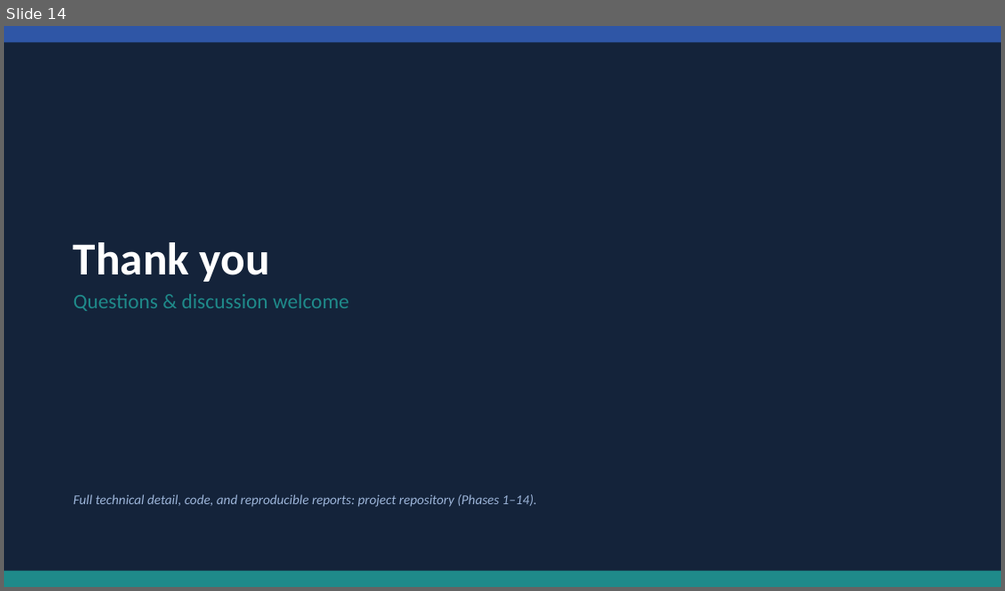
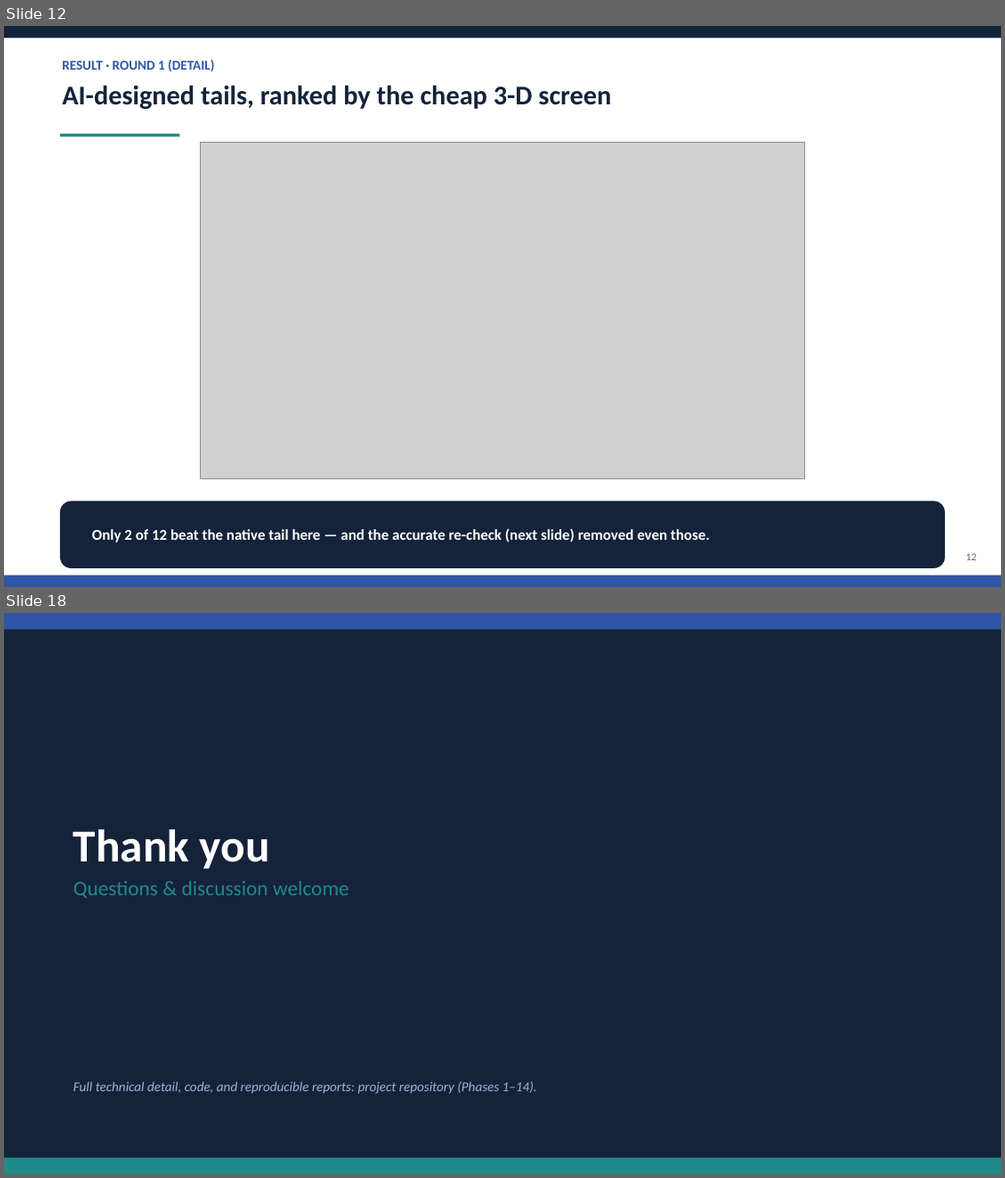
Before and after one commit to MrElss/Papulacandin, a slide deck: analysis/outputs/Papulacandin_promotion_report.pptx. Shown one above the other, each under a label of ours: slide 14 before the commit, slides 12 and 18 after it; the slides between them are not shown. The pictures are 1005x591 and 1005x1178 pixels, drawn with LibreOffice and Linux fonts; fonts in the diff are those of the drawing; grey boxes stand for pictures. Boxes give left, top, right and bottom in pixels: in the first picture for what was removed or moved away, otherwise in the second. Text is boxed around its words. In the diff, an @@ line names an element or a change of style, - is before the commit and + after.

```diff
--- a/analysis/outputs/Papulacandin_promotion_report.pptx
+++ b/analysis/outputs/Papulacandin_promotion_report.pptx
@@ slide 12 added at (x1=4, y1=26, x2=1001, y2=587), background #FFFFFF @@
@@ rectangle added at (x1=4, y1=26, x2=1001, y2=38), fill #14233A @@
@@ text added at (x1=62, y1=60, x2=214, y2=71), 13 pt, text #2F56A6, bold @@
+RESULT · ROUND 1 (DETAIL)
@@ text added at (x1=62, y1=85, x2=611, y2=109), 26 pt, text #14233A, bold @@
+AI-designed tails, ranked by the cheap 3-D screen
@@ rectangle added at (x1=60, y1=134, x2=179, y2=136), fill #1F8A8A @@
@@ picture added at (x1=200, y1=142, x2=804, y2=478) @@
@@ rounded rectangle added at (x1=60, y1=501, x2=945, y2=568), fill #14233A @@
@@ text added at (x1=92, y1=528, x2=710, y2=542), 14.5 pt, text #FFFFFF, bold @@
+Only 2 of 12 beat the native tail here — and the accurate re-check (next slide) removed even those.
@@ text added at (x1=966, y1=553, x2=977, y2=560), 10 pt, text #5B6472 @@
+12
@@ rectangle added at (x1=4, y1=575, x2=1001, y2=587), fill #2F56A6 @@
@@ what was slide 14 is now slide 18 @@
```
Also in this commit, not shown: 11 slides changed, 3 other slides added, 6 other files.
